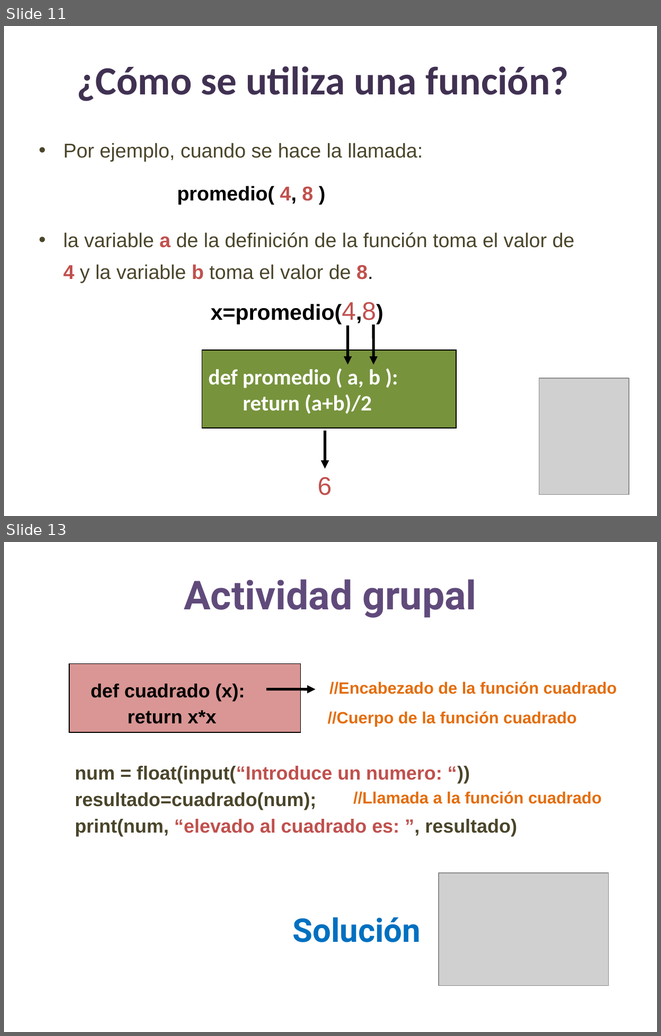
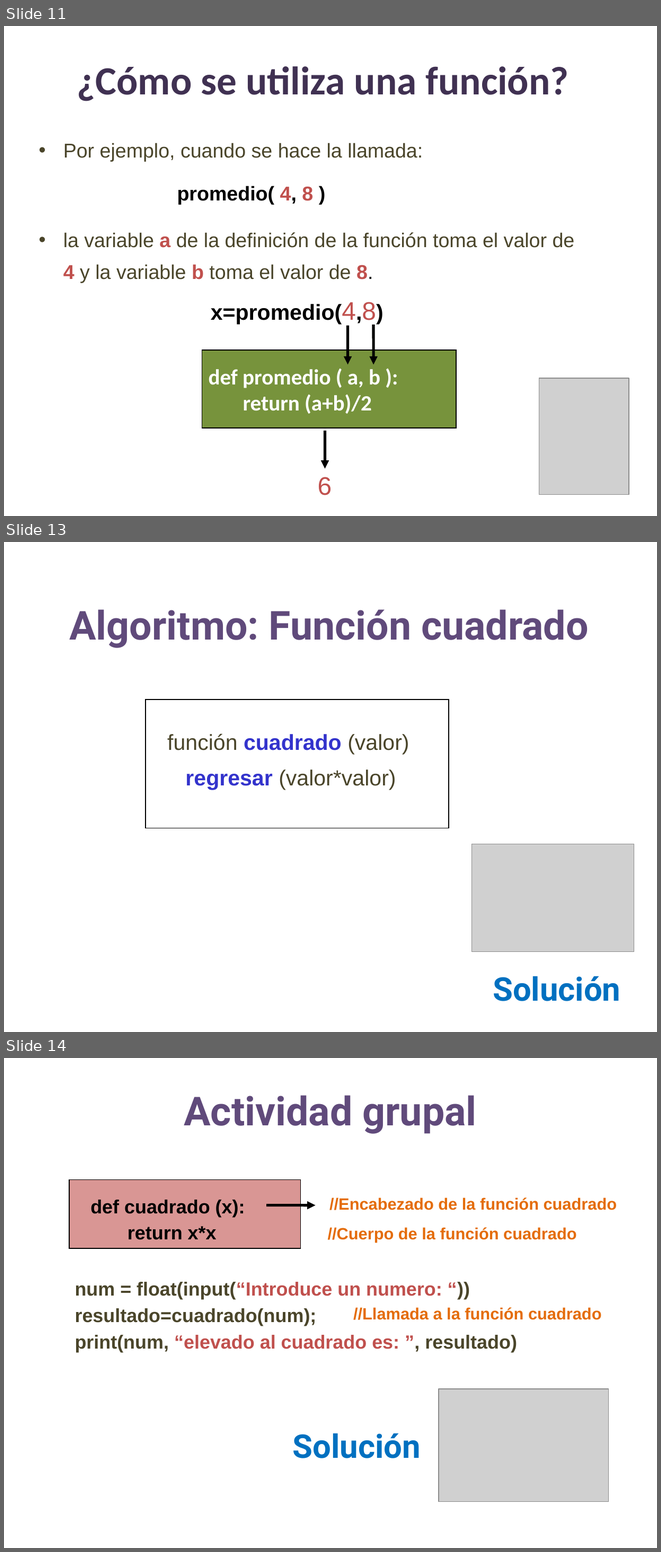
Before and after one commit to lizetheP/PensamientoC, a slide deck: calendario/documentos/5_Funciones.pptx. Shown one above the other, each under a label of ours: slides 11 and 13 before the commit, slides 11, 13 and 14 after it; the slides between them are not shown. The pictures are 661x1036 and 661x1552 pixels, drawn with LibreOffice and Linux fonts; fonts in the diff are those of the drawing; grey boxes stand for pictures. Boxes give left, top, right and bottom in pixels: in the first picture for what was removed or moved away, otherwise in the second. Text is boxed around its words. In the diff, an @@ line names an element or a change of style, - is before the commit and + after.

```diff
--- a/calendario/documentos/5_Funciones.pptx
+++ b/calendario/documentos/5_Funciones.pptx
@@ slide 13 added at box(4, 542, 657, 1032), background #FFFFFF @@
@@ text added at box(69, 609, 589, 648), 44 pt, text #604A7B, bold @@
+Algoritmo: Función cuadrado
@@ rectangle added at box(146, 699, 449, 828), outline #000000 1 pt @@
@@ text added at box(167, 733, 409, 790), 24 pt, text #4A452A @@
+función cuadrado (valor)
+regresar (valor*valor)
@@ picture added at box(471, 844, 634, 951) @@
@@ text added at box(493, 976, 620, 1001), 36 pt, text #0070C0, bold @@
+Solución
@@ what was slide 13 is now slide 14 @@
```
Also in this commit, not shown: 1 slide changed, 3 other files.
